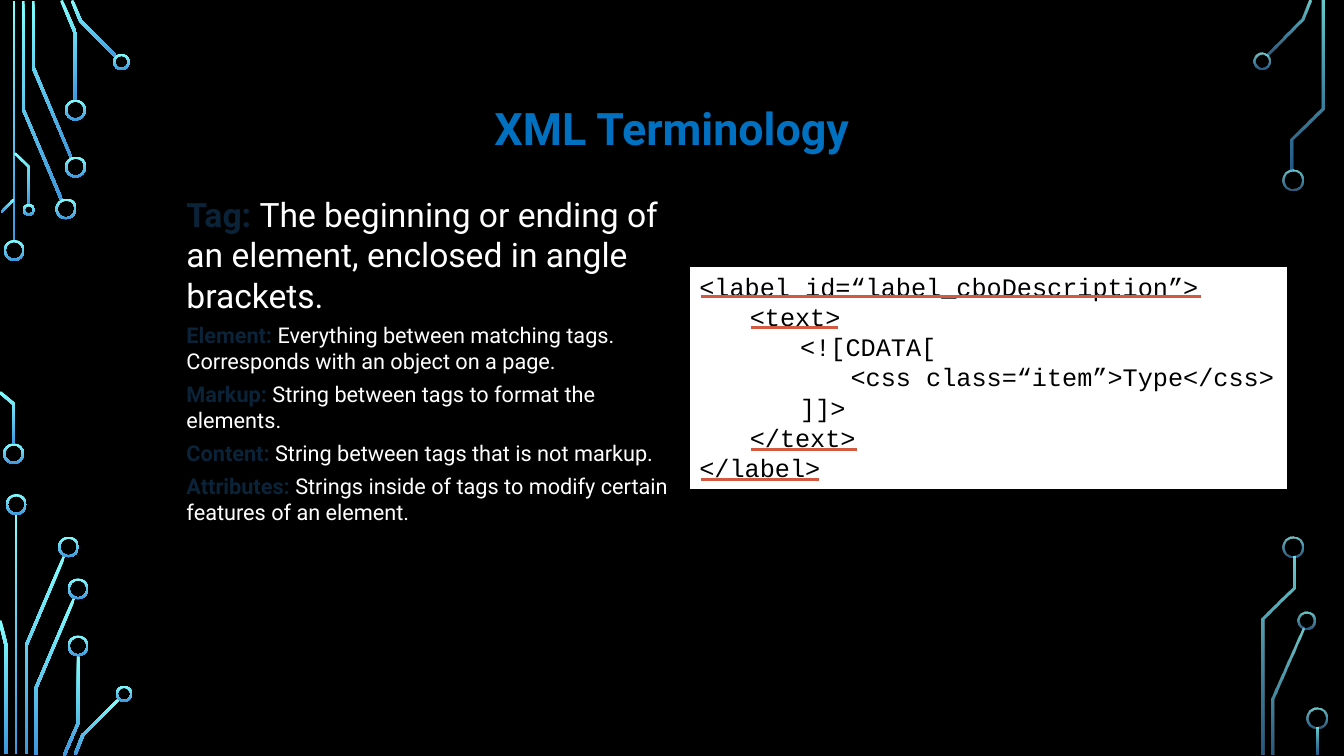
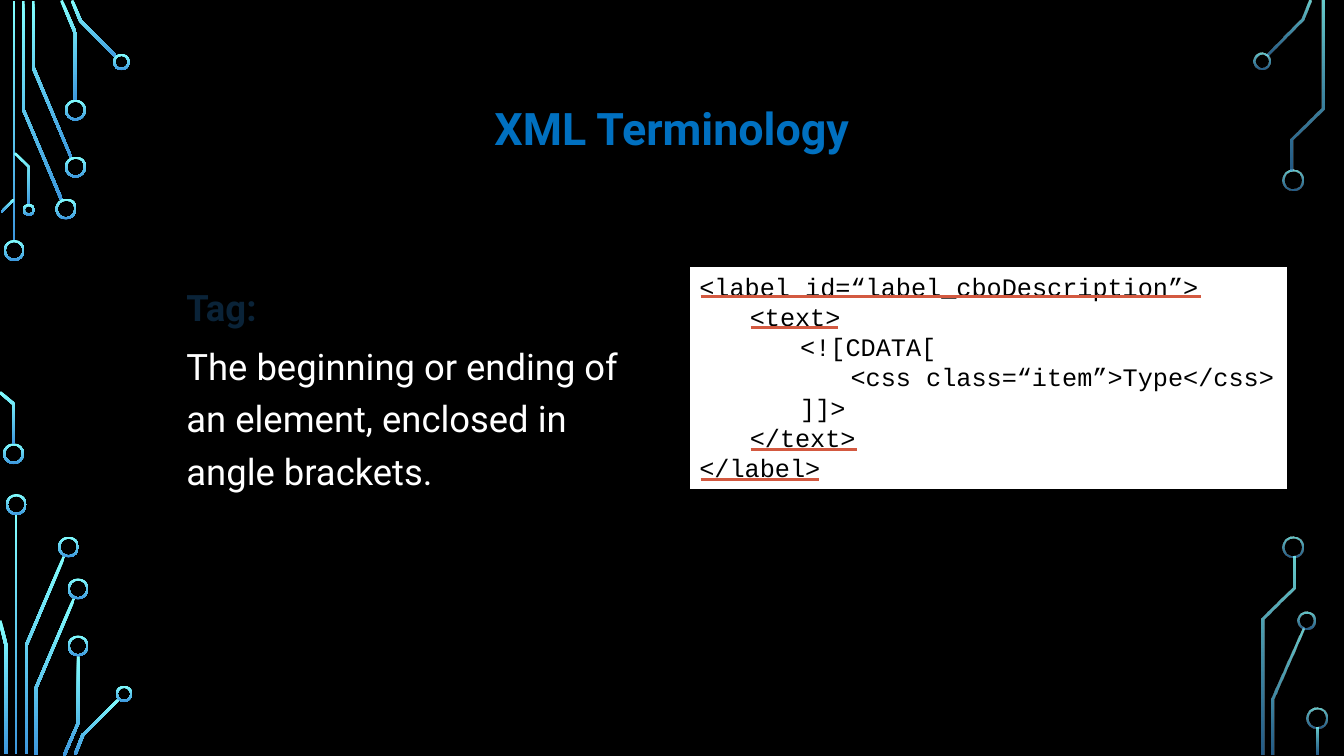
Before and after one commit to bswhitney/Cityworks-UICustomization-Training-Snippets, a slide deck: slide 4 of 01 Understand XML/UICustomizationIntro_CURRENT.pptx. Drawn at 1344x756 pixels with LibreOffice and Linux fonts; fonts in the diff are those of the drawing; background and template pictures are left out. Boxes give left, top, right and bottom in pixels: in the first picture for what was removed or moved away, otherwise in the second. Text is boxed around its words. In the diff, an @@ line names an element or a change of style, - is before the commit and + after.

```diff
--- a/01 Understand XML/UICustomizationIntro_CURRENT.pptx
+++ b/01 Understand XML/UICustomizationIntro_CURRENT.pptx
@@ text "Tag:" at <box>186,352,617,493</box>: vertical alignment top to middle @@
@@ text at <box>186,352,617,493</box>: text changed; size 15.5 to 26 pt @@
-  Tag: The beginning or ending of an element, enclosed in angle brackets.
-  Element: Everything between matching tags. Corresponds with an object on a page.
-  Markup: String between tags to format the elements.
-  Content: String between tags that is not markup.
-  Attributes: Strings inside of tags to modify certain features of an element.
+  Tag:
+  The beginning or ending of an element, enclosed in angle brackets.
```
Also in this commit, not shown: 5 other slides changed.
